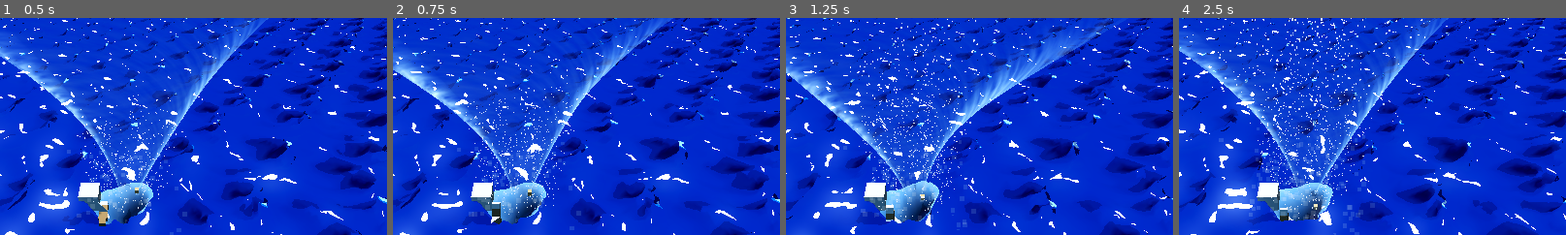
Above: before the commit, frames 1-4 (left to right).
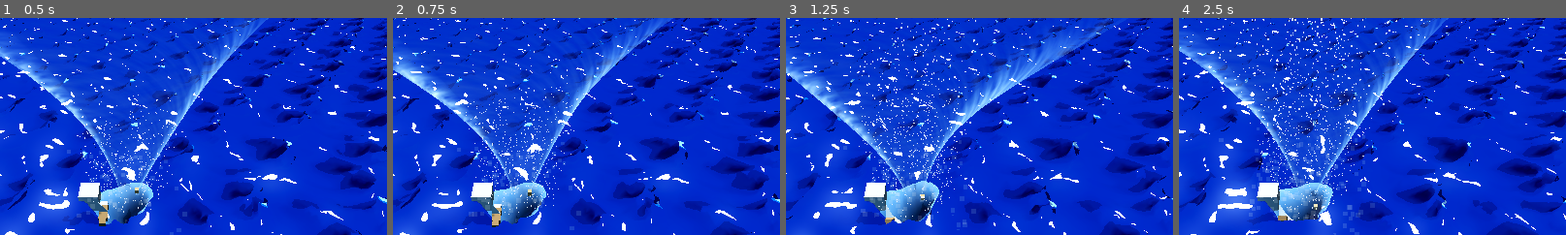
Above: after the commit, the same moments.

Repository: bkttt0429/The-Ember-Archipelago
Game: Godot game, scene res://WaterSystem/Scenes/Tests/WaterTest.tscn
The game is run twice, just before and just after one commit, with the same random seed, the same clock (stepped at 60 frames per second) and the same inputs.
Inputs:
- Up to frame 1 (0.5 s): no input
- Up to frame 2 (0.75 s): no input
- Up to frame 3 (1.25 s): no input
- Up to frame 4 (2.5 s): no input
The pictures show only the part of the screen within x 34-83%, y 21-71%; the shares and areas given below are measured in that part.

Frame 1 is identical in both runs. In frame 2, 0.3% of the frame differs, in the area x 25-29%, y 84-97%; in frame 3, 0.2%; in frame 4, 0.2%.

Commit message:
feat: Add initial WaterSystem with buoyancy, fluid drag, waterspout physics, and associated VFX components.

Diff:
--- a/WaterSystem/Physics/Buoyancy/BuoyantCell.gd
+++ b/WaterSystem/Physics/Buoyancy/BuoyantCell.gd
@@ -71,12 +71,19 @@
 	else:
 		# 不使用 LOD：根据速度调整迭代次数
 		var speed = parent_body.linear_velocity.length()
+		if not is_finite(speed): speed = 0.0
+
 		var iterations = 1
 		if speed > 10.0:
 			iterations = 5
 		elif speed > 1.0:
 			iterations = 3
 		wave_height = water_manager.get_wave_height(global_position, iterations)
+
+	if not is_finite(wave_height):
+		wave_height = global_position.y # Pretend water is at obj level? Or just 0.
+		# Safer to assume no water interaction if calc failed
+		return
 
 	var depth: float = wave_height - global_position.y
 
@@ -90,9 +97,14 @@
 		var displaced_mass = fluid_density_kg_per_m3 * volume * submerged_fraction
 		var f_buoyancy: Vector3 = displaced_mass * -gravity
 
+		# Validation
+		if not f_buoyancy.is_finite():
+			return
+
 		# Apply Buoyancy
 		var force_location = parent_body.global_transform.basis * position
-		parent_body.apply_force(f_buoyancy, force_location)
+		if force_location.is_finite():
+			parent_body.apply_force(f_buoyancy, force_location)
 
 	# Apply Gravity (if enabled per cell)
 	if calc_f_gravity:
--- a/WaterSystem/Physics/Buoyancy/FluidDrag.gd
+++ b/WaterSystem/Physics/Buoyancy/FluidDrag.gd
@@ -29,6 +29,13 @@
 
 func _physics_process(delta: float):
 	if not enabled or not parent_body:
+		return
+
+	# Global Safety Check: If parent velocity is insane, reset it or skip
+	if not parent_body.linear_velocity.is_finite() or not parent_body.angular_velocity.is_finite():
+		push_warning("FluidDrag: Parent body velocity invalid (NaN/Inf). Resetting.")
+		parent_body.linear_velocity = Vector3.ZERO
+		parent_body.angular_velocity = Vector3.ZERO
 		return
 
 	apply_linear_drag()
@@ -109,14 +116,24 @@
 
 func calculate_drag(area: float, velocity: float, drag_coef: float) -> float:
 	# 阻力公式：F = 0.5 * ρ * v² * A * Cd
+	if not is_finite(velocity):
+		return 0.0
+
 	var drag_magnitude = 0.5 * WATER_MASS_DENSITY * velocity * abs(velocity) * area * drag_coef
-	return drag_magnitude
+
+	# Clamp to reasonable maximum (e.g. 100,000 N) to prevent explosions
+	return clamp(drag_magnitude, -100000.0, 100000.0)
 
 func calculate_drag_torque(area: float, length: float, angular_velocity: float, drag_coef: float) -> float:
 	# 角阻力：T = 0.5 * ρ * ω² * A * L * 0.25 * Cd
 	# 0.25 是平均力臂系数
+	if not is_finite(angular_velocity):
+		return 0.0
+
 	var torque_magnitude = 0.5 * WATER_MASS_DENSITY * angular_velocity * abs(angular_velocity) * area * drag_coef * length * 0.25
-	return torque_magnitude
+
+	# Clamp torque
+	return clamp(torque_magnitude, -50000.0, 50000.0)
 
 func estimate_cross_section(body: RigidBody3D, direction: Vector3) -> float:
 	# 估算物体在给定方向上的横截面积
--- a/WaterSystem/Physics/WaterspoutForce.gd
+++ b/WaterSystem/Physics/WaterspoutForce.gd
@@ -77,6 +77,9 @@
 
 	var dir_to_center = to_center.normalized()
 
+	if not dir_to_center.is_finite():
+		return
+
 	# 1. Attraction Force (Pull towards center)
 	body.apply_central_force(dir_to_center * attraction_strength)
 
Not shown, added: WaterSystem/Core/WaterController.gd.uid
Not shown, added: WaterSystem/Core/WaterManager.gd.uid
Not shown, added: WaterSystem/Physics/Buoyancy/BuoyantCell.gd.uid
Not shown, added: WaterSystem/Physics/Buoyancy/FluidDrag.gd.uid
Not shown, added: WaterSystem/Physics/Buoyancy/MassCalculation.gd.uid
Not shown, added: WaterSystem/Physics/WaterspoutForce.gd.uid
Not shown, added: WaterSystem/VFX/RippleSystem/RippleManager.gd.uid
Not shown, added: WaterSystem/VFX/RippleSystem/SimulationPass.gd.uid
Not shown, added: WaterSystem/VFX/RippleSystem/ripple_sim.gdshader.uid
Not shown, added: WaterSystem/VFX/ShaderFiles/stylized_water.gdshader.uid
Not shown, added: WaterSystem/VFX/ShaderFiles/waterspout_funnel.gdshader.uid
Not shown, added: WaterSystem/VFX/WaveSplashDetector.gd.uid
